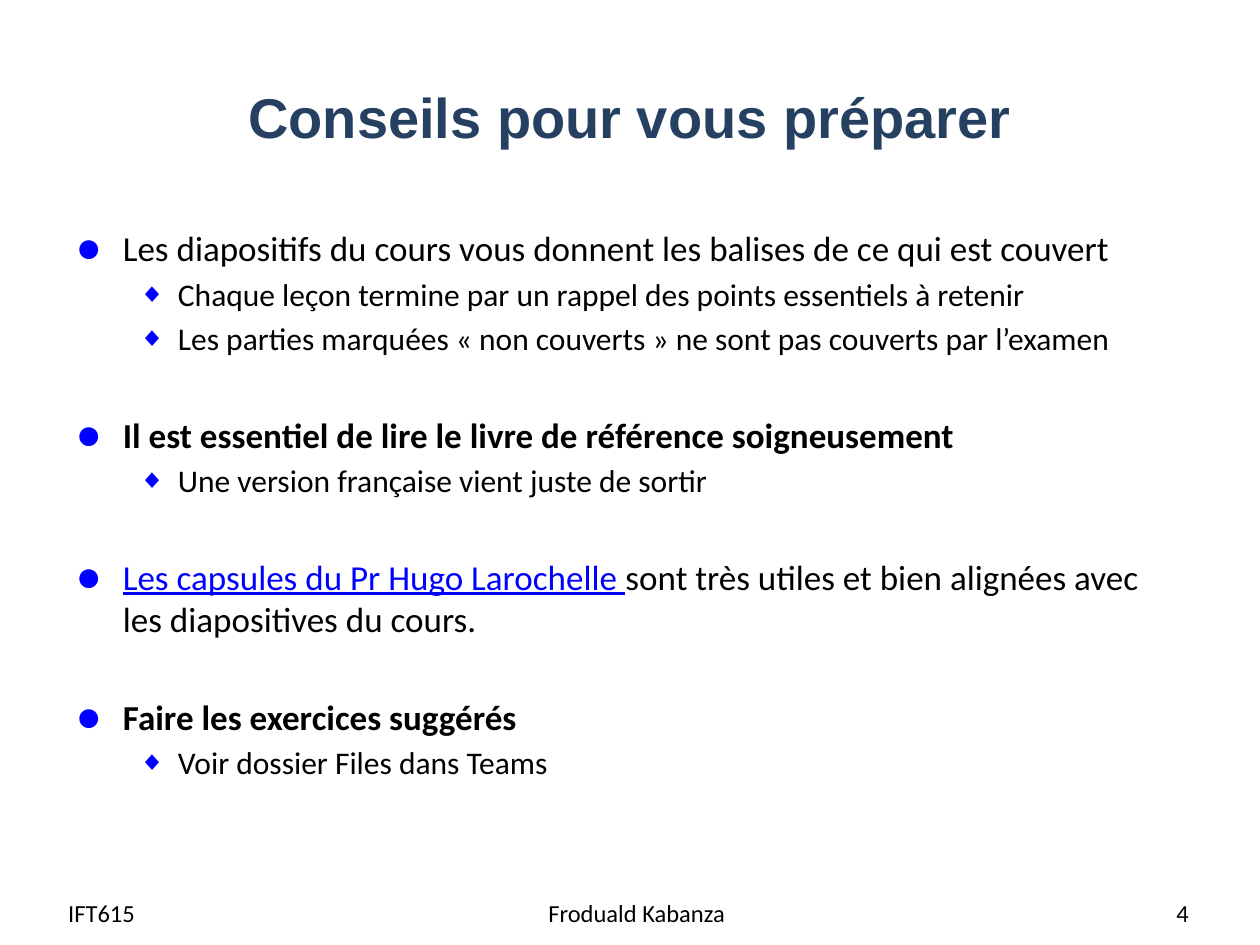
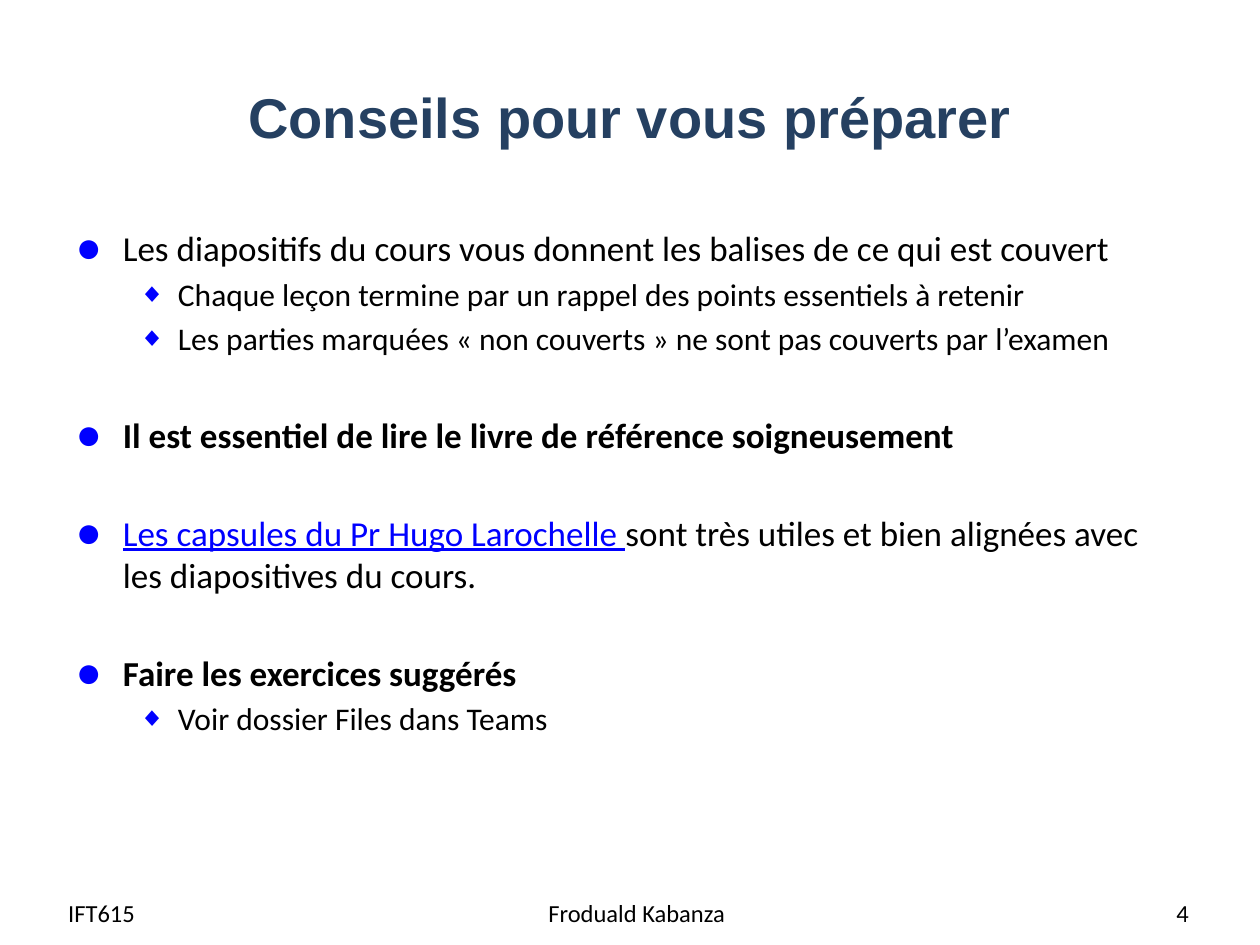
Before and after one commit to djeffkanda/djeffkanda.github.io, a slide deck: slide 4 of ift/assets/slides/ift615-22-Revisions-final.pptx. Drawn at 1260x945 pixels with LibreOffice and Linux fonts; fonts in the diff are those of the drawing. Boxes give left, top, right and bottom in pixels: in the first picture for what was removed or moved away, otherwise in the second. Text is boxed around its words. In the diff, an @@ line names an element or a change of style, - is before the commit and + after.

```diff
--- a/ift/assets/slides/ift615-22-Revisions-final.pptx
+++ b/ift/assets/slides/ift615-22-Revisions-final.pptx
@@ text at (178, 470, 706, 498): paragraph removed @@
-  ◆ Une version française vient juste de sortir
```
Also in this commit, not shown: 2 other slides changed, 4 other files.
